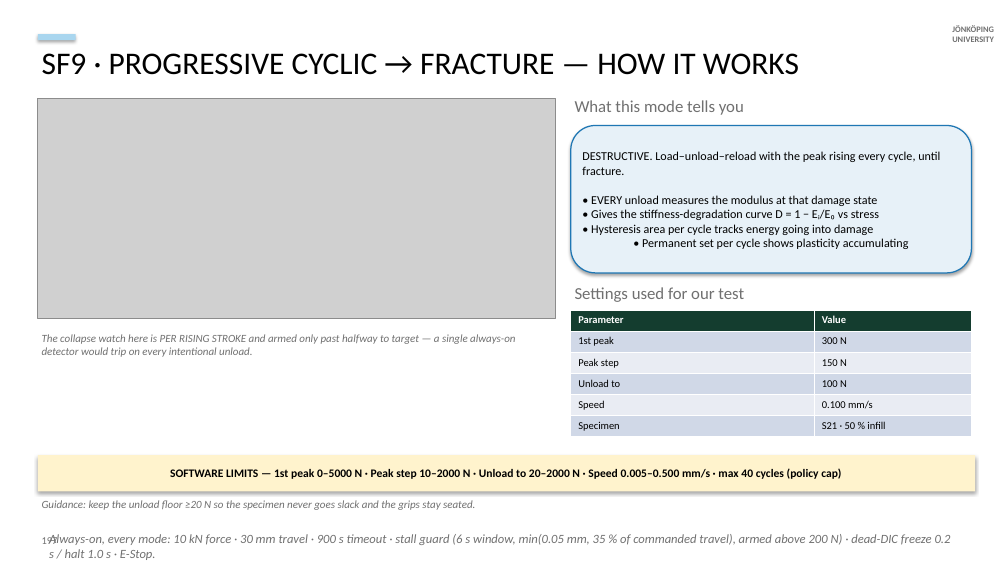
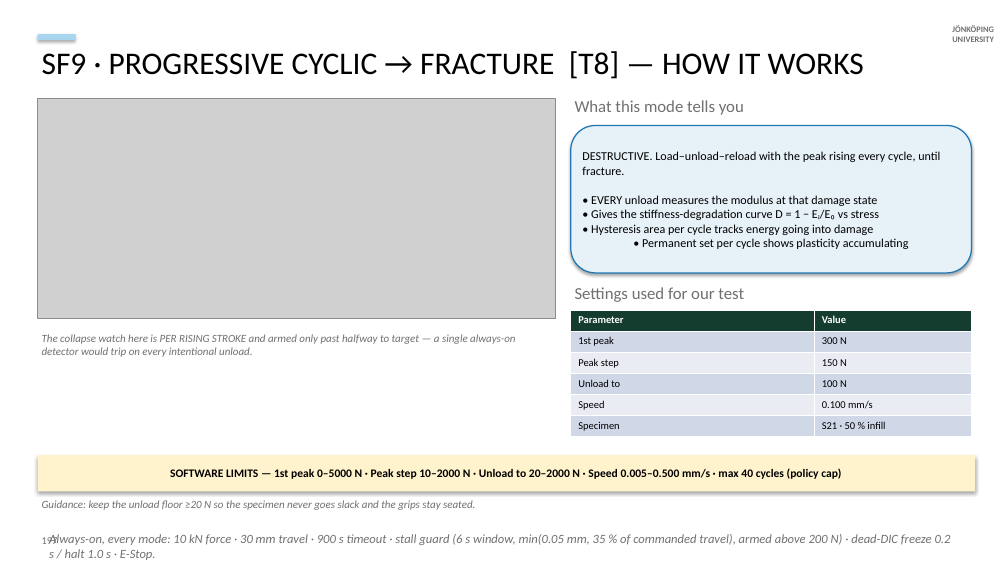
Before and after one commit to cenmir/UTM, a slide deck: slide 57 of documentation/V6a_8_6_20_slides.pptx. Drawn at 1008x567 pixels with LibreOffice and Linux fonts; fonts in the diff are those of the drawing; grey boxes stand for pictures. Boxes give left, top, right and bottom in pixels: in the first picture for what was removed or moved away, otherwise in the second. Text is boxed around its words. In the diff, an @@ line names an element or a change of style, - is before the commit and + after.

```diff
--- a/documentation/V6a_8_6_20_slides.pptx
+++ b/documentation/V6a_8_6_20_slides.pptx
@@ text at bbox=[42, 51, 864, 79]: text changed @@
-SF9 · PROGRESSIVE CYCLIC → FRACTURE — HOW IT WORKS
+SF9 · PROGRESSIVE CYCLIC → FRACTURE [T8] — HOW IT WORKS
```
Also in this commit, not shown: 12 other slides changed, 1 slide added, 3 other files.
